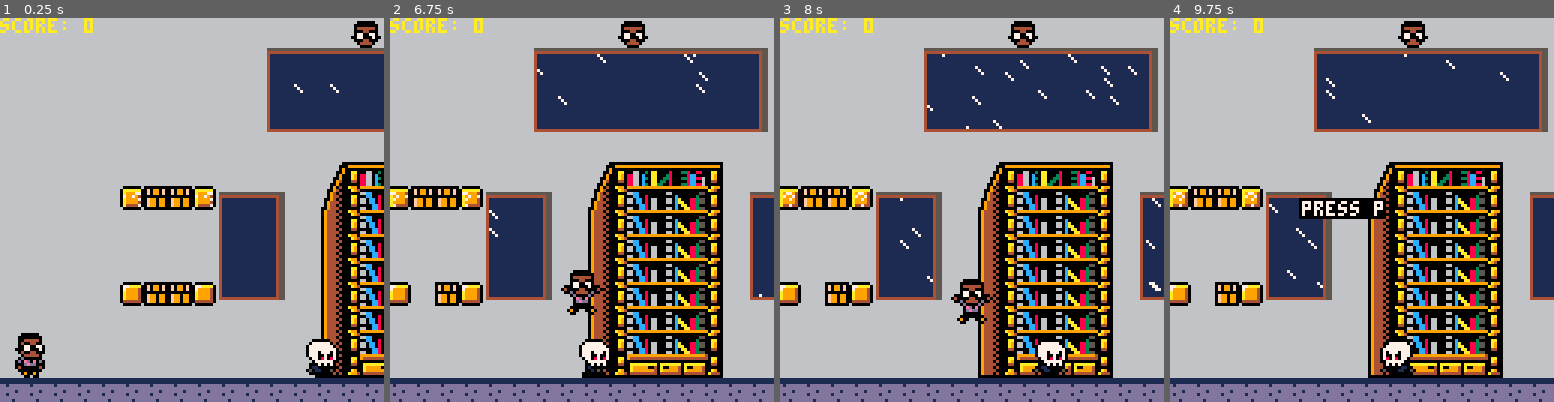
Above: before the commit, frames 1-4 (left to right).
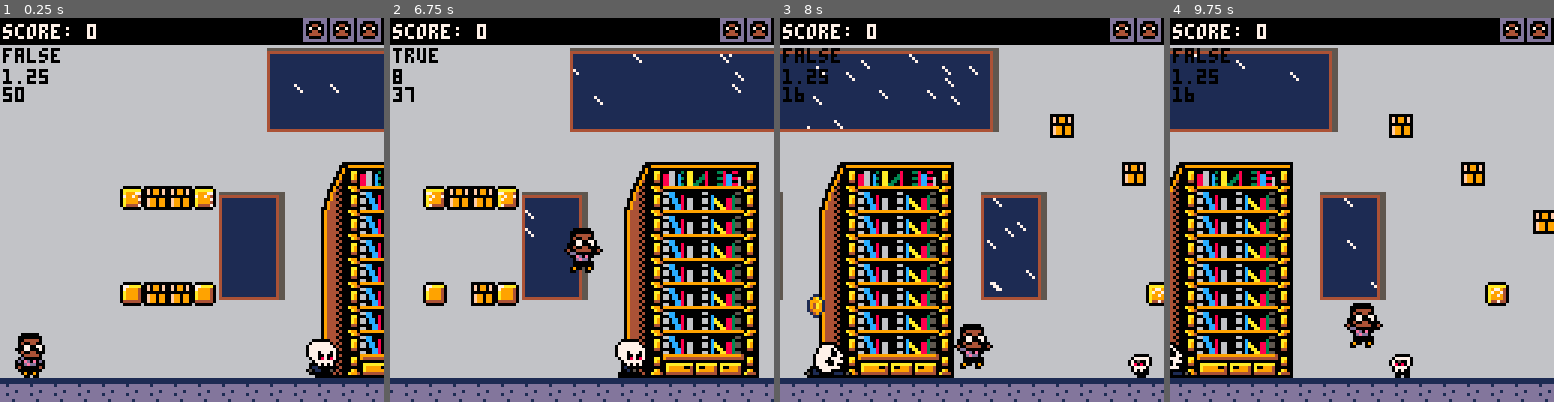
Above: after the commit, the same moments.

Repository: cwrightlibrary/pico-8
Game: PICO-8 cartridge library_game/carts/library-game.p8
Two runs of this game, one before a commit and one after it. Both use one fixed random seed, a clock stepped at 60 frames per second and the inputs below.
Inputs:
- Up to frame 1 (0.25 s): no input
- Up to frame 2 (6.75 s): tap X (X key) at 0.33, 1.07, 1.85, 2.97, 4.08, 5.2, 6.32 s; tap O (Z key) at 0.7, 1.7, 2.1, 2.5, 2.9, 3.3, 3.7, 4.1, 4.5, 4.9, 5.3, 5.7, 6.1, 6.5 s; hold Right 1.6-2.1 s; hold Right 2.47-3.03 s; hold Left 3.08-3.58 s; hold Right 4.02-4.68 s; hold Left 5.08-5.68 s; hold Right 6.08-6.58 s; hold Right from 6.63 s (still down)
- Up to frame 3 (8 s): tap O (Z key) at 6.9, 7.3, 7.7 s; release Right at 7.13 s; tap X (X key) at 7.43 s; hold Right from 7.5 s (still down)
- Up to frame 4 (9.75 s): release Right at 8.07 s; tap O (Z key) every 0.4 s from 8.1 to 9.7 s; hold Left 8.12-8.62 s; tap X (X key) at 8.55, 9.67 s; hold Right 9.05-9.72 s

The runs differ from the first frame. In frame 1, 7.5% of the frame differs, in the area x 0-100%, y 0-22%; in frame 2, 39%; in frame 3, 68%; in frame 4, 71%, in the area x 0-100%, y 0-100%.

Commit message:
Add files via upload

Diff:
--- a/library_game/carts/library-game.p8
+++ b/library_game/carts/library-game.p8
@@ -50,10 +50,6 @@
  }
 end
 
-function p_lives()
- spr(43,128-11,1,2,2)
-end
-
 function _update60()
  p_update()
  p_animate()
@@ -66,7 +62,7 @@
  coin_update()
  q_brick_update()
 end
-
+timersk=0
 function _draw()
  cls(1)
  rain_draw()
@@ -79,14 +75,25 @@
  p_draw()
  add_sk()
  add_sk_small()
- print('score: '..p.score,cam_x,0,10)
  break_brick()
  if p.hit
  and p.y>140 then
   rectfill(cam_x+43,60,cam_x+71,66,0)
   print('press p',cam_x+44,61,7)
  end
- p_lives()
+ _ui()
+ print(p.hit,cam_x+1,10,0)
+ print(p.max_dx,cam_x+1,17,0)
+ print(timersk)
+end
+-->8
+--ui
+function _ui()
+ rectfill(0,0,cam_x+127,8,0)
+ for i=1,p.lives do
+  spr(45,cam_x+128-(9*i),0,1,1)
+ end
+ print('score: '..p.score,cam_x+1,2,7)
 end
 
 function break_brick()
@@ -181,7 +188,8 @@
   hit_up=10,
   hit_down=.7,
   hit_tip='',
-  lives=3
+  lives=3,
+  hurt_loop=false
  }
 end
 
@@ -190,7 +198,7 @@
  p.dx*=friction
  --input
  --move left/right
- if not p.hit then
+ if p.lives>0 then
   if btn(⬅️) then
    p.dx-=p.acc
    p.running=true
@@ -239,10 +247,15 @@
   if not btn(4) then
    p.jump_held=false
   end
-  if btn(5) then
+  if btn(5)
+  and not p.hit then
    p.max_dx=1.75
-  elseif not btn(5) then
+  elseif not btn(5)
+  and not p.hit then
    p.max_dx=1.25
+  elseif p.hit
+  and p.lives>0 then
+   p.max_dx=8
   end
 
   --collisions
@@ -326,7 +339,8 @@
   elseif p.x>451 then
    p.x=451
   end
- elseif p.hit then
+ elseif p.hit
+ and p.lives<1 then
   if p.hit_hold<25 then
    if time()-p.anim>.03 then
     p.anim=time()
@@ -351,14 +365,6 @@
    end
   end
  end
-end
-
-function hcenter()
- return 64-9*2
-end
-
-function vcenter()
- return 61
 end
 
 function p_animate()
@@ -403,7 +409,8 @@
    end
   end
  end
- if p.hit then
+ if p.hit
+ and p.lives<1 then
   p.sp=13
  end
 end
@@ -466,9 +473,28 @@
     end
    elseif object_collide(p.x+3,p.y+1,p.x+3+p.w-6,p.y+1+p.h-1,sk.x+3,sk.y+3,sk.x+3+sk.w-6,sk.y+3+sk.h-3)
    and not object_collide(p.x+2,p.y+p.h,p.x+2+p.w-4,p.y+p.h+1,sk.x+1,sk.y+2,sk.x+1+sk.w-2,sk.y+3)
-   and not sk.hit then
+   and not sk.hit
+   and p.lives>0 then
     p.hit=true
-   end
+    p.hurt_loop=true
+    p.dy=-p.boost
+    if p.x<sk.x then
+     p.dx=-p.boost*2
+    else
+     p.dx=p.boost*2
+    end
+    p.lives-=1
+   elseif not object_collide(p.x+2,p.y+p.h,p.x+2+p.w-4,p.y+p.h+1,sk.x+1,sk.y+2,sk.x+1+sk.w-2,sk.y+3)
+   and not sk.hit
+   and p.hit
+   and p.lives>0 then
+    if sk.hit_wait>0 then
+     sk.hit_wait-=1
+    else
+     p.hit=false
+    end
+   end
+   timersk=sk.hit_wait
   end
  end
 end
@@ -558,8 +584,26 @@
     end
    elseif object_collide(p.x+3,p.y+1,p.x+3+p.w-6,p.y+1+p.h-1,sk_small.x+2,sk_small.y,sk_small.x+sk_small.w,sk_small.y+2+sk_small.h-4)
    and not object_collide(p.x+2,p.y+p.h,p.x+p.w-2,p.y+p.h+1,sk_small.x,sk_small.y,sk_small.x+sk_small.w-2,sk_small.y+1)
-   and not sk_small.hit then
+   and not sk_small.hit
+   and p.lives>0 then
     p.hit=true
+    p.hurt_loop=true
+    p.dy=-p.boost
+    if p.x<sk_small.x then
+     p.dx=-p.boost*2
+    else
+     p.dx=p.boost*2
+    end
+    p.lives-=1
+   elseif not object_collide(p.x+2,p.y+p.h,p.x+p.w-2,p.y+p.h+1,sk_small.x,sk_small.y,sk_small.x+sk_small.w-2,sk_small.y+1)
+   and not sk_small.hit
+   and p.hit
+   and p.lives>0 then
+    if sk_small.hit_wait>0 then
+     sk_small.hit_wait-=1
+    else
+     p.hit=false
+    end
    end
   end
  end
@@ -922,7 +966,8 @@
    landed=true,
    boost=3,
    hit=false,
-   added_coin=false
+   added_coin=false,
+   hit_wait=50
   }
   add(sk_index,sk)
  elseif obj_name=='sk_small' then
@@ -948,7 +993,8 @@
    landed=true,
    boost=3,
    hit=false,
-   added_coin=false
+   added_coin=false,
+   hit_wait=50
   }
   add(sk_small_index,sk_small)
  elseif obj_name=='q_brick' then
@@ -1085,14 +1131,14 @@
 00000000222200000000222222220000000222222222000000022222222200000002222222220000000222222222090020902222222200000000222222222222
 00000000222220900902222222222090090222222222209009022222222220900902222222222090090222222222002220022222222090022009022222222222
 00000000222222002002222222222200200222222222220020022222222222002002222222222200200222222222222222222222222200222200222222222222
-00000000222220000002222222222222222222222222222222222222222220000002222222222000000222222200000022222222220000222222222222222222
-00000000222200000000222222222000000222222222200000022222222200000000222222220000000022222000000002222222204444022222222222222222
-00000000222200444440222222220000000022222222000000002222222200444440222222220044444022222044444402222222000440002222222222222222
-00000000222204004400222222220044444022222222004444402222222204004400222222220400440022222000440002222222077007702222222222222222
-00000000222200770077022222220400440022222222040044002222222200770077022222220077007702222077007702222222077000702222222222222222
-00000000222000770007022222220077007702222222007700770222222000770007022222200077000702220077000700222222000440002222222222222222
-00000000222204004400022222200077000702222220007700070222222204004400022222220400440002222000440002222222204444022222222222222222
-00000000222220444440222222220400440002222222040044000222222220444440222222222044444022222204444022222222220000222222222222222222
+00000000222220000002222222222222222222222222222222222222222220000002222222222000000222222200000022222222dddddddd2222222222222222
+00000000222200000000222222222000000222222222200000022222222200000000222222220000000022222000000002222222dd0000dd2222222222222222
+00000000222200444440222222220000000022222222000000002222222200444440222222220044444022222044444402222222d004400d2222222222222222
+00000000222204004400222222220044444022222222004444402222222204004400222222220400440022222000440002222222d070070d2222222222222222
+00000000222200770077022222220400440022222222040044002222222200770077022222220077007702222077007702222222d004400d2222222222222222
+00000000222000770007022222220077007702222222007700770222222000770007022222200077000702220077000700222222d044440d2222222222222222
+00000000222204004400022222200077000702222220007700070222222204004400022222220400440002222000440002222222dd0000dd2222222222222222
+00000000222220444440222222220400440002222222040044000222222220444440222222222044444022222204444022222222dddddddd2222222222222222
 0000000022220d00000022222222204444402222222220444440222222220d000000222222220d00000022222220000222222222222222222222222222222222
 000000002220d0ed0e0d022222220d000000222222220d00000022222220d0ed0e0d02222220d0ed0e0d02222222222222222222222222222222222222222222
 00000000220400dedd0040222220d0ed0e0d02222220d0ed0e0d0222220400dedd004022220400dedd0040222222222222222222222222222222222222222222
